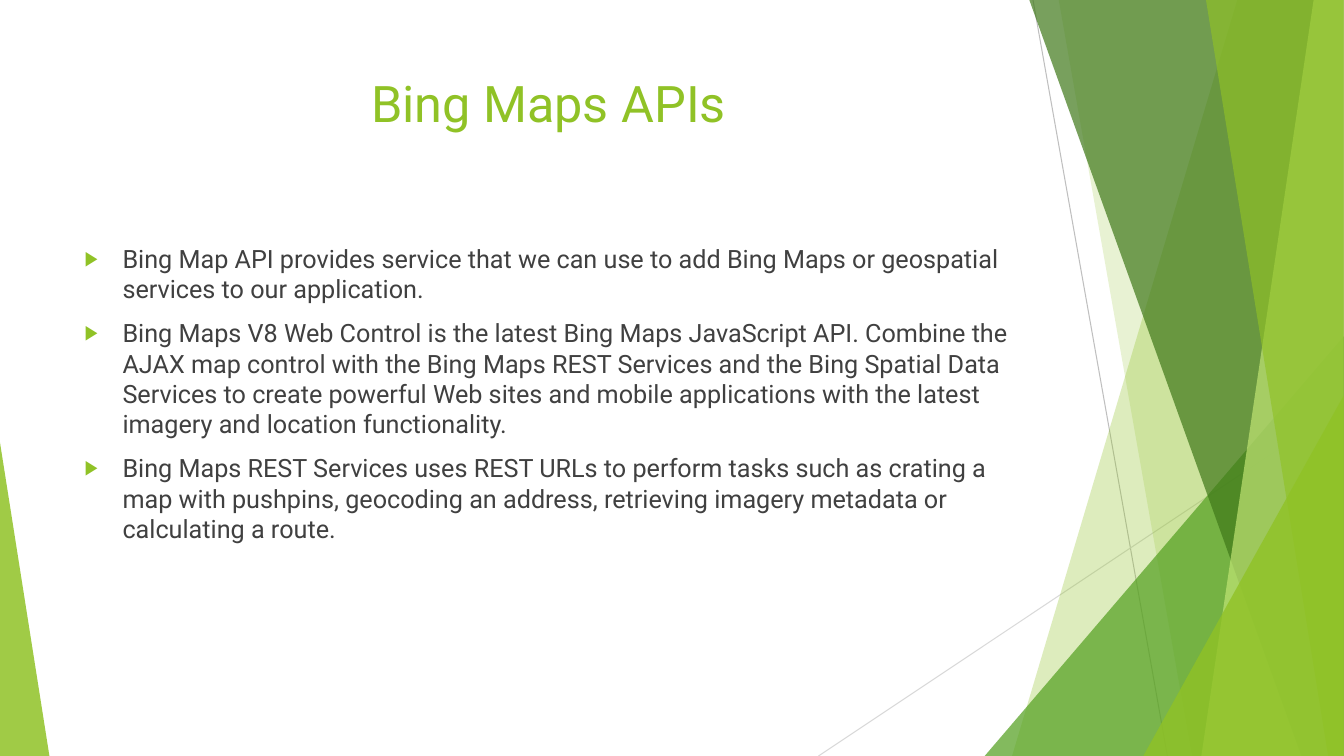
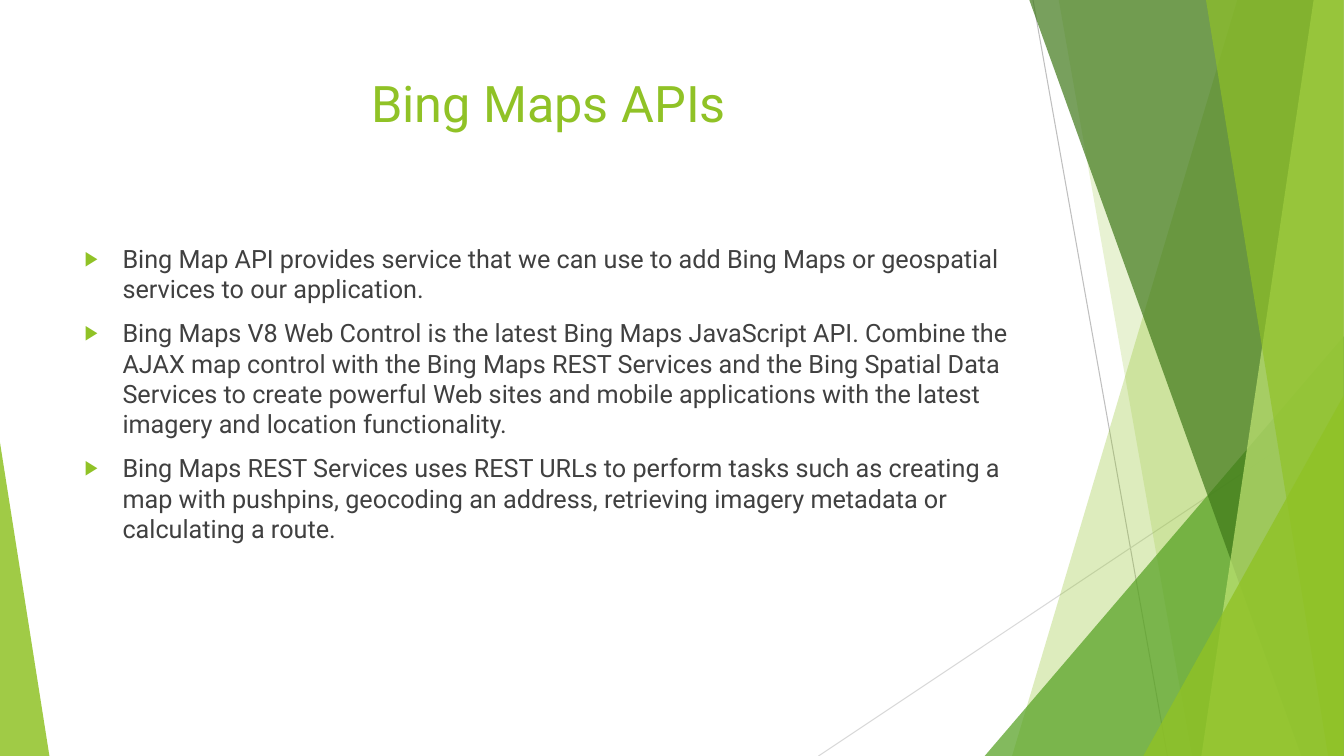
Before and after one commit to Valini/WebAPIProjectGit, a slide deck: slide 3 of WeatherMap.pptx. Drawn at 1344x756 pixels with LibreOffice and Linux fonts; fonts in the diff are those of the drawing. Boxes give left, top, right and bottom in pixels: in the first picture for what was removed or moved away, otherwise in the second. Text is boxed around its words. In the diff, an @@ line names an element or a change of style, - is before the commit and + after.

```diff
--- a/WeatherMap.pptx
+++ b/WeatherMap.pptx
@@ text at (123,458,1000,544): text changed @@
-▶ Bing Maps REST Services uses REST URLs to perform tasks such as crating a map with pushpins, geocoding an address, retrieving imagery metadata or calculating a route.
+▶ Bing Maps REST Services uses REST URLs to perform tasks such as creating a map with pushpins, geocoding an address, retrieving imagery metadata or calculating a route.
```
Also in this commit, not shown: 4 other files.
